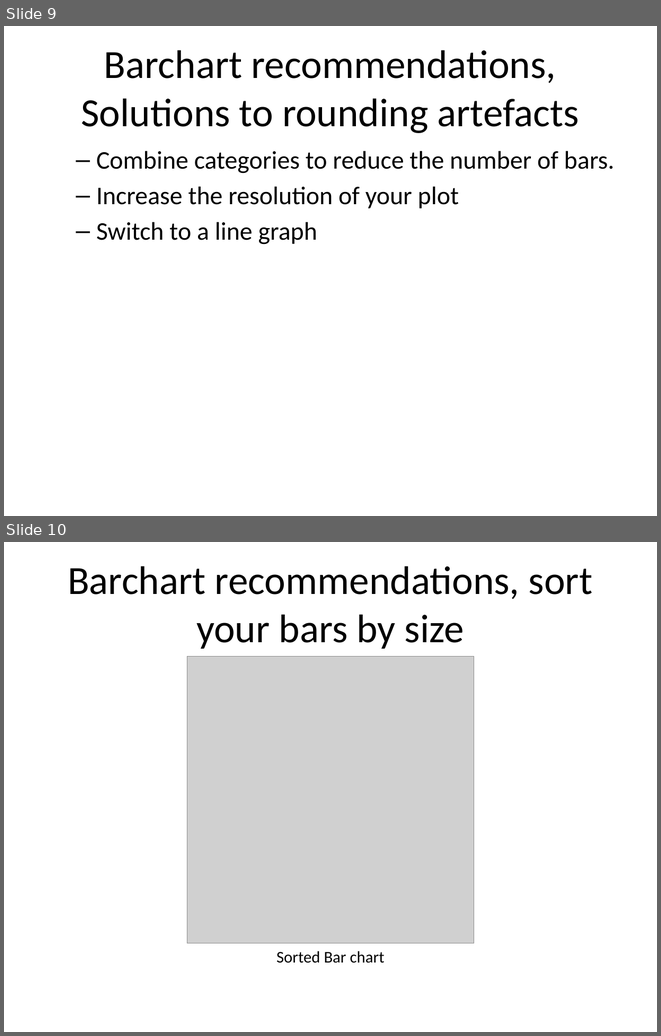
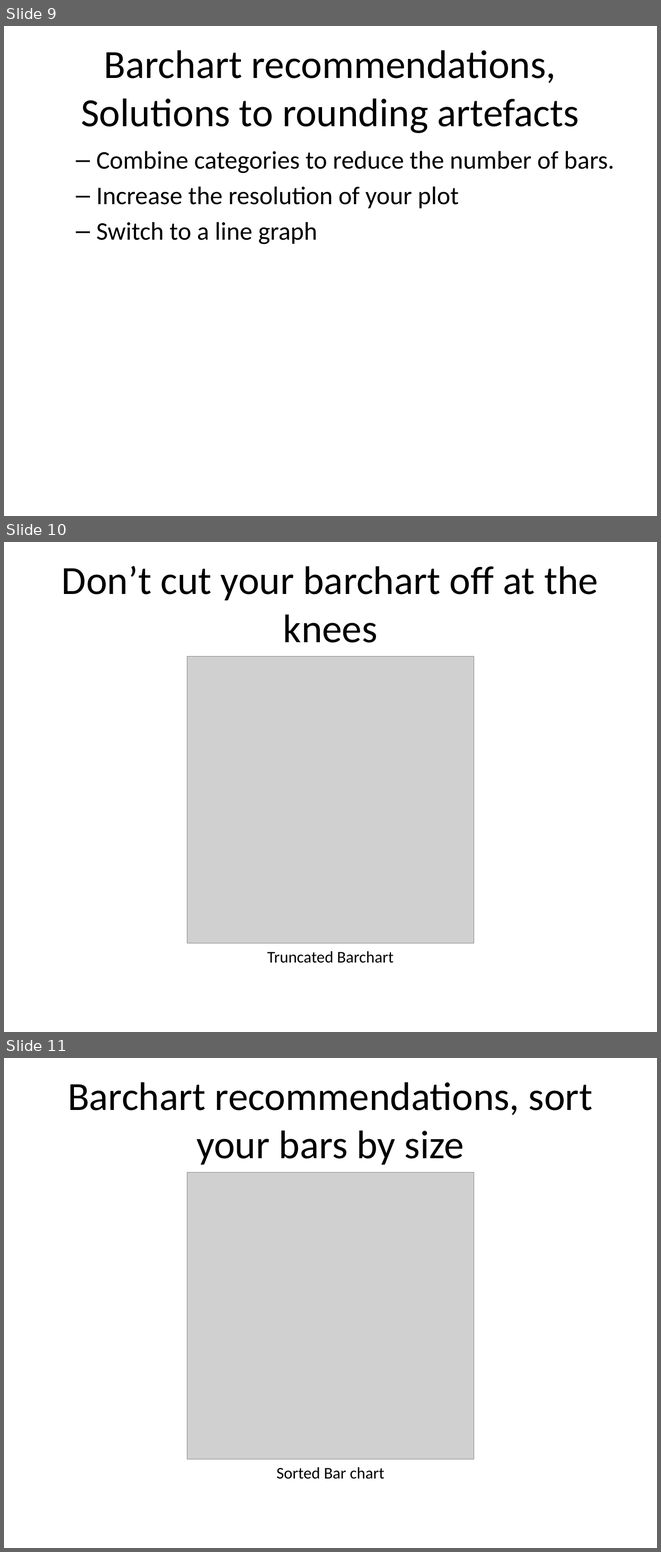
Before and after one commit to pmean/data-visualization, a slide deck: data-viz-02/component/recommendations-barcharts.pptx. Shown one above the other, each under a label of ours: slides 9 and 10 before the commit, slides 9, 10 and 11 after it. The pictures are 661x1036 and 661x1552 pixels, drawn with LibreOffice and Linux fonts; fonts in the diff are those of the drawing; grey boxes stand for pictures. Boxes give left, top, right and bottom in pixels: in the first picture for what was removed or moved away, otherwise in the second. Text is boxed around its words. In the diff, an @@ line names an element or a change of style, - is before the commit and + after.

```diff
--- a/data-viz-02/component/recommendations-barcharts.pptx
+++ b/data-viz-02/component/recommendations-barcharts.pptx
@@ slide 10 added at <box>4,542,657,1032</box>, background #FFFFFF @@
@@ title added at <box>62,566,598,643</box>, 44 pt, text #000000 @@
+Don’t cut your barchart off at the knees
@@ picture added at <box>187,656,474,943</box> @@
@@ text added at <box>267,951,394,963</box>, 18 pt, text #000000 @@
+Truncated Barchart
@@ what was slide 10 is now slide 11 @@
```
Also in this commit, not shown: 4 slides changed, 5 other slides added, 3 slides removed, 44 other files.
